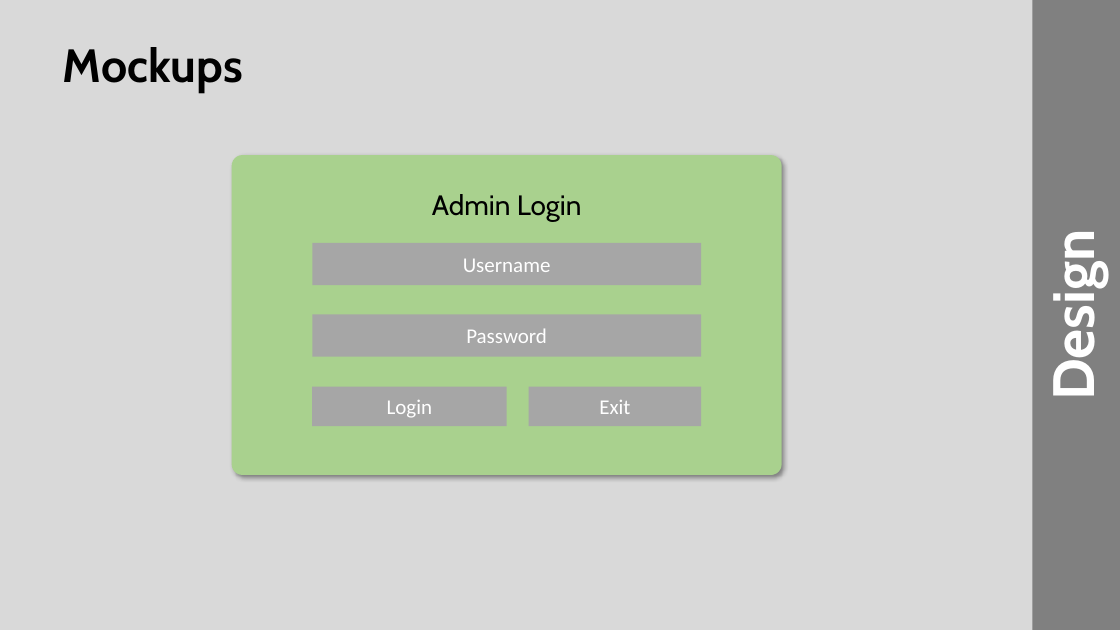
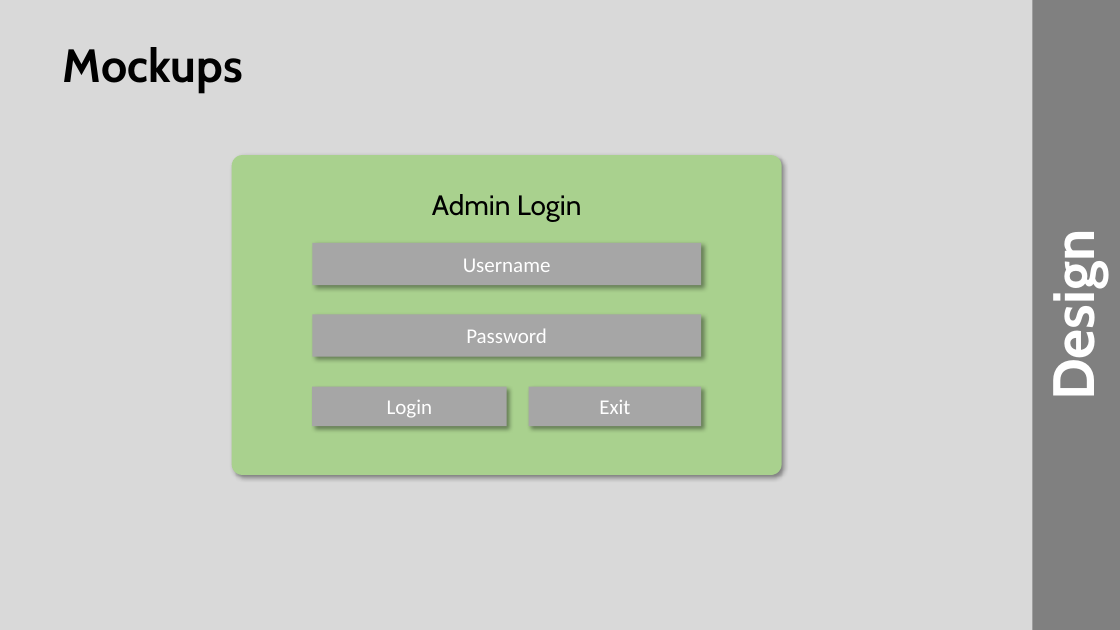
Before and after one commit to sagarPakhrin/JavaProject, a slide deck: slide 13 of Presentation1.pptx. Drawn at 1120x630 pixels with LibreOffice and Linux fonts; fonts in the diff are those of the drawing. Boxes give left, top, right and bottom in pixels: in the first picture for what was removed or moved away, otherwise in the second. Text is boxed around its words. In the diff, an @@ line names an element or a change of style, - is before the commit and + after.

Commit message:
Design updated

```diff
--- a/Presentation1.pptx
+++ b/Presentation1.pptx
@@ shadow on in 4 elements at (x1=313, y1=243, x2=702, y2=285), (x1=313, y1=314, x2=702, y2=356), (x1=313, y1=386, x2=507, y2=426), (x1=528, y1=386, x2=701, y2=426) @@
```
